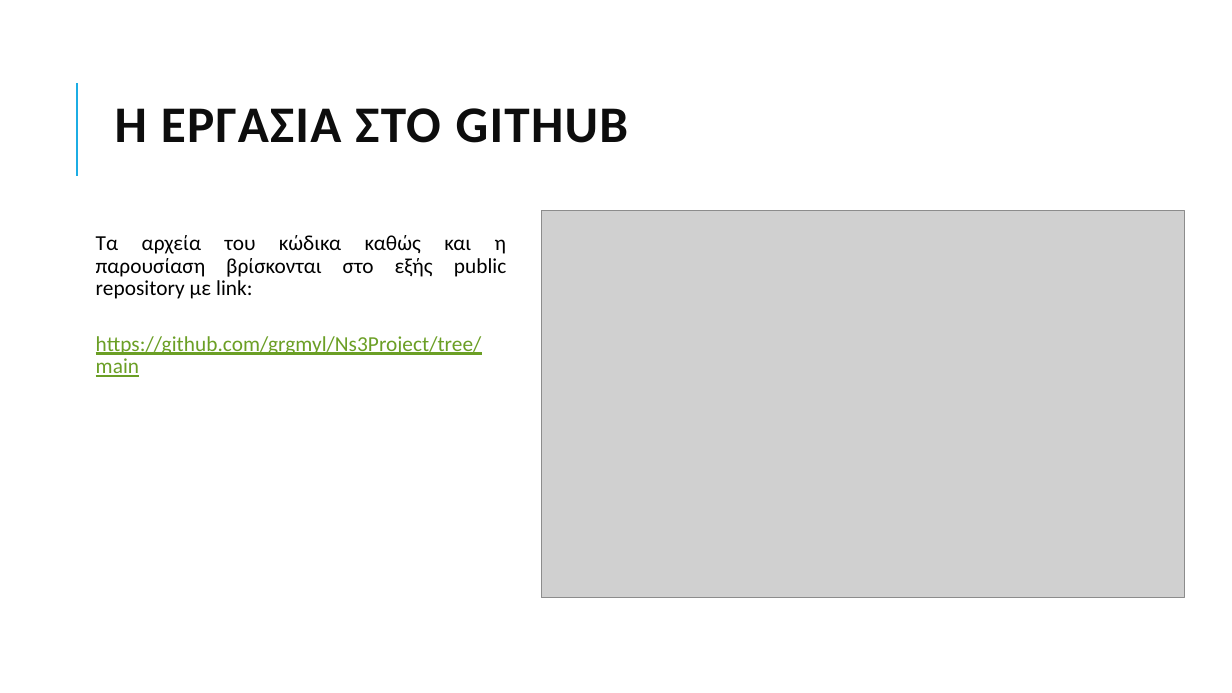
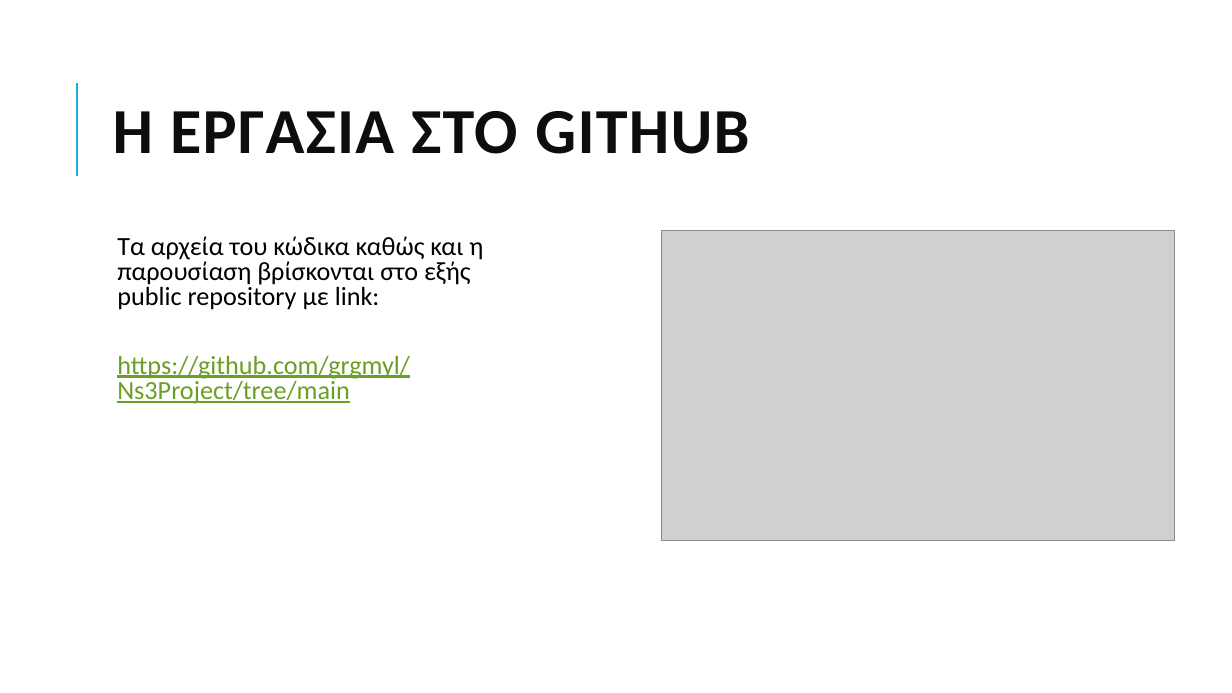
Before and after one commit to grgmyl/Ns3Project, a slide deck: slide 18 of Presentations/Ns-3_presentation_F.pptx. Drawn at 1232x693 pixels with LibreOffice and Linux fonts; fonts in the diff are those of the drawing; grey boxes stand for pictures. Boxes give left, top, right and bottom in pixels: in the first picture for what was removed or moved away, otherwise in the second. Text is boxed around its words. In the diff, an @@ line names an element or a change of style, - is before the commit and + after.

Commit message:
Final Final

```diff
--- a/Presentations/Ns-3_presentation_F.pptx
+++ b/Presentations/Ns-3_presentation_F.pptx
@@ title "Η ΕΡΓΑΣΙΑ ΣΤΟ GITHUB" at bbox=[113, 111, 749, 154]: size 40 to 50 pt @@
@@ text "Τα αρχεία του κώδικα καθώς ...": place and size @@
-text "Τα αρχεία του κώδικα καθώς ..." at bbox=[96, 235, 507, 377]
+text "Τα αρχεία του κώδικα καθώς ..." at bbox=[117, 236, 483, 404]
@@ text "Τα αρχεία του κώδικα καθώς ..." at bbox=[117, 236, 483, 404]: size 16.6 to 20.4 pt; alignment justified to left; bullet none to  ; line spacing 0.88 to 0.8; more space between paragraphs @@
@@ picture: place and size @@
-picture at bbox=[542, 210, 1185, 597]
+picture at bbox=[661, 231, 1175, 541]
```
